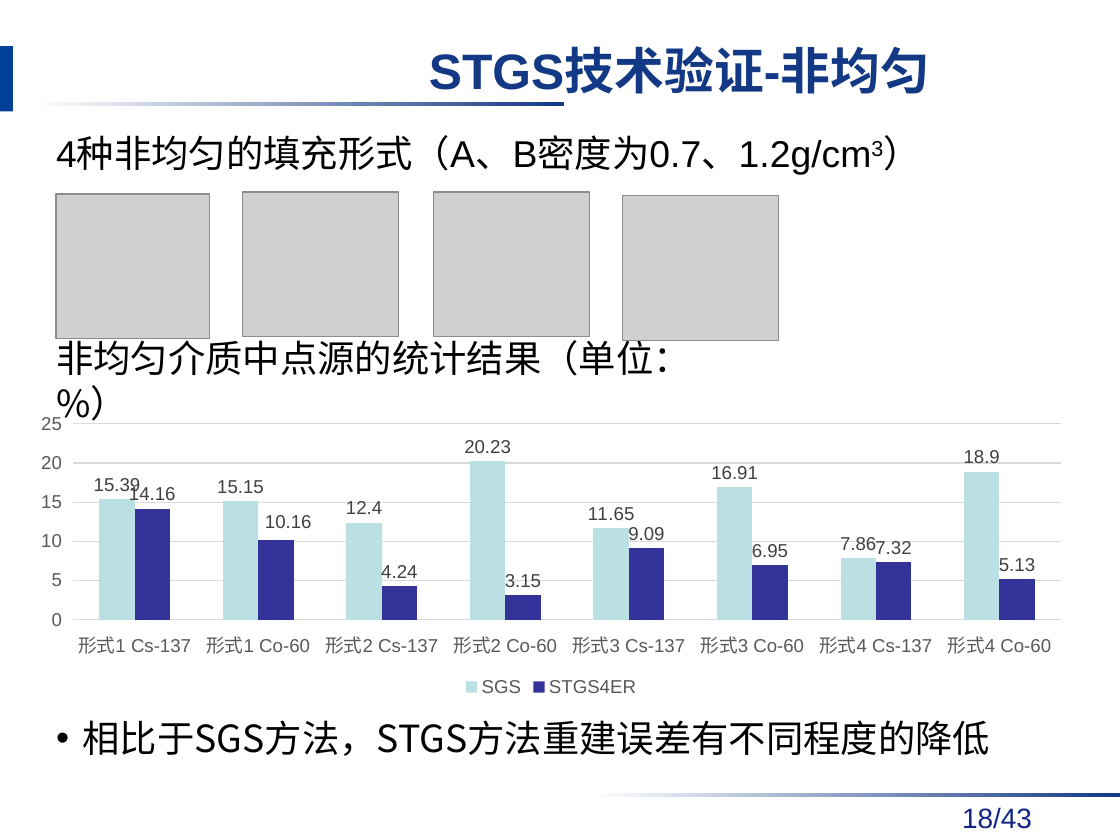
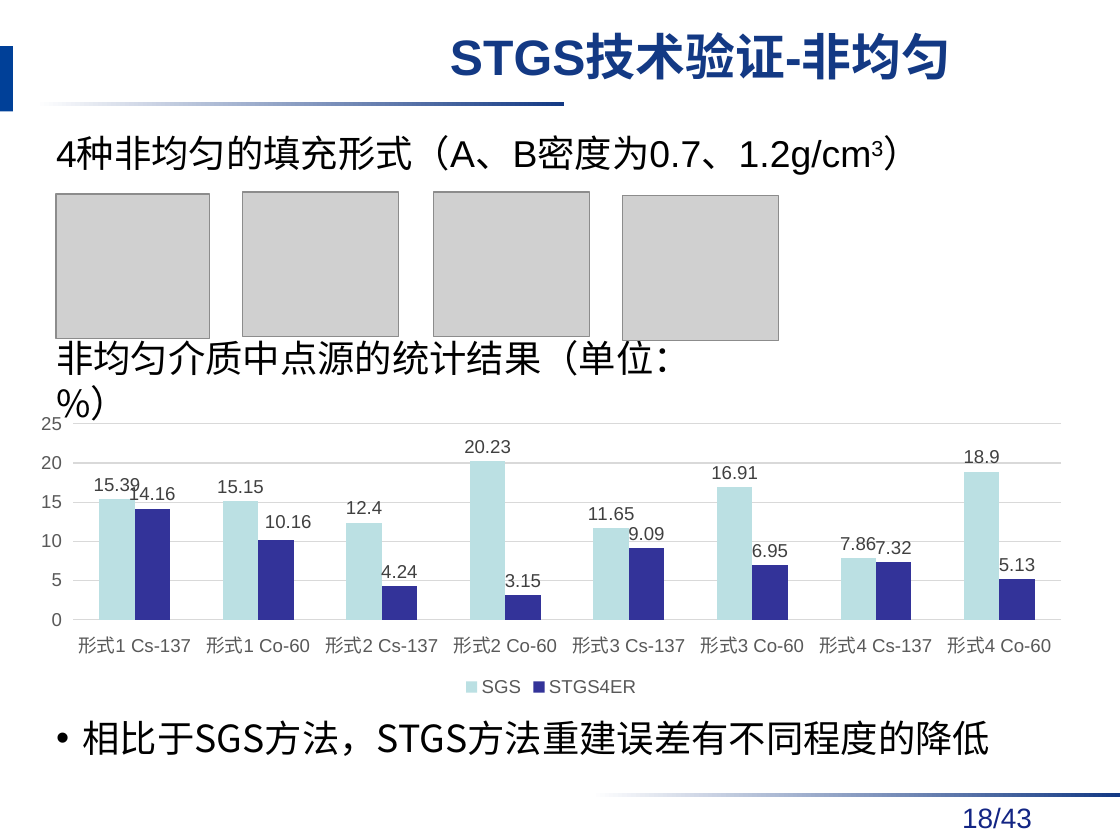
Before and after one commit to danxibao/NDAPapers, a slide deck: slide 18 of 答辩/毕业答辩报告v2-饶开源.pptx. Drawn at 1120x840 pixels with LibreOffice and Linux fonts; fonts in the diff are those of the drawing; grey boxes stand for pictures; background and template pictures are left out. Boxes give left, top, right and bottom in pixels: in the first picture for what was removed or moved away, otherwise in the second. Text is boxed around its words. In the diff, an @@ line names an element or a change of style, - is before the commit and + after.

```diff
--- a/答辩/毕业答辩报告v2-饶开源.pptx
+++ b/答辩/毕业答辩报告v2-饶开源.pptx
@@ title "STGS技术验证-非均匀": place and size @@
-title "STGS技术验证-非均匀" at bbox=[429, 49, 930, 94]
+title "STGS技术验证-非均匀" at bbox=[450, 35, 951, 80]
```
Also in this commit, not shown: 7 other slides changed, 1 other file.
